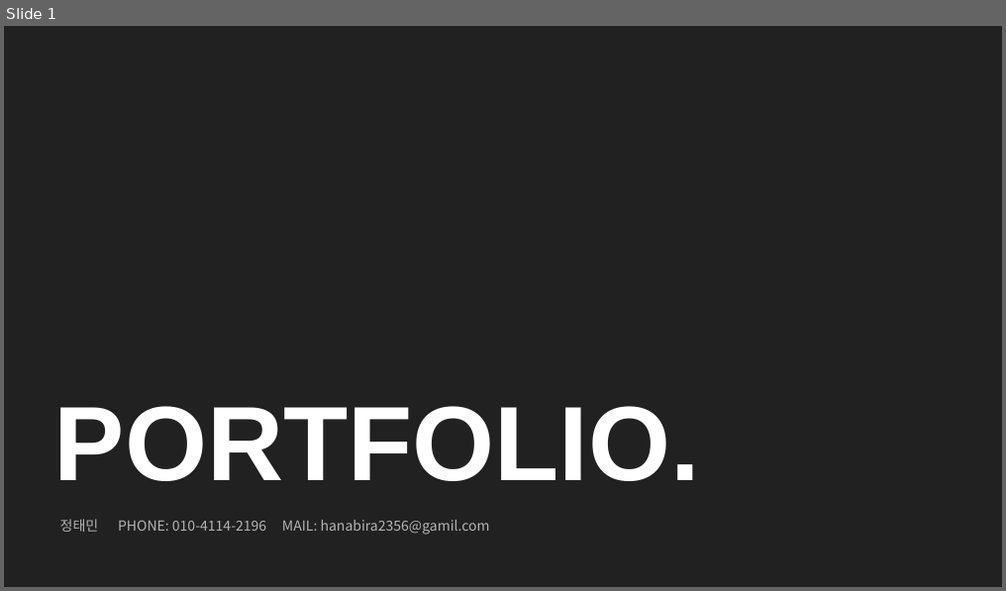
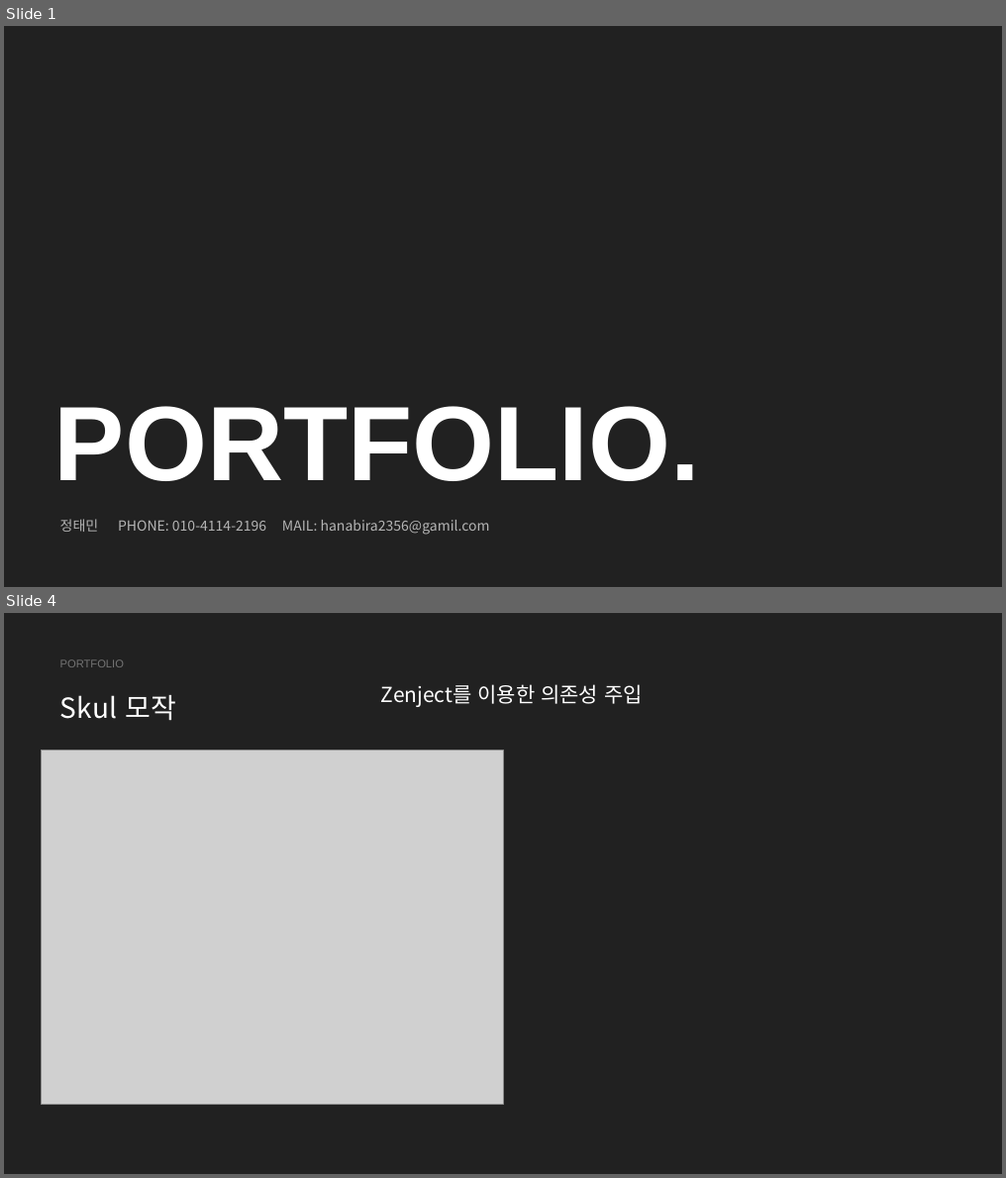
Before and after one commit to hanabi2356/Skul, a slide deck: 포트폴리오.pptx. Shown one above the other, each under a label of ours: slide 1 before the commit, slides 1 and 4 after it; the slides between them are not shown. The pictures are 1006x591 and 1006x1178 pixels, drawn with LibreOffice and Linux fonts; fonts in the diff are those of the drawing; grey boxes stand for pictures. Boxes give left, top, right and bottom in pixels: in the first picture for what was removed or moved away, otherwise in the second. Text is boxed around its words. In the diff, an @@ line names an element or a change of style, - is before the commit and + after.

```diff
--- a/포트폴리오.pptx
+++ b/포트폴리오.pptx
@@ slide 4 added at (4, 613, 1002, 1174), background #212121 @@
@@ text added at (60, 660, 124, 667), 16 pt, text #737373 @@
+PORTFOLIO
@@ text added at (60, 695, 176, 720), 40 pt, text #FFFFFF @@
+Skul 모작
@@ text added at (381, 684, 643, 707), 30 pt, text #FFFFFF @@
+Zenject를 이용한 의존성 주입
@@ picture added at (41, 751, 503, 1104) @@
```
Also in this commit, not shown: 2 slides changed, 7 other slides added, 1 slide removed.
